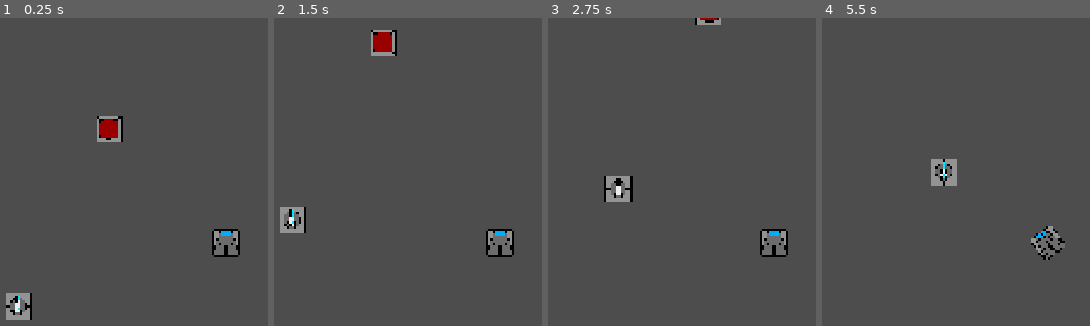
Above: before the commit, frames 1-4 (left to right).
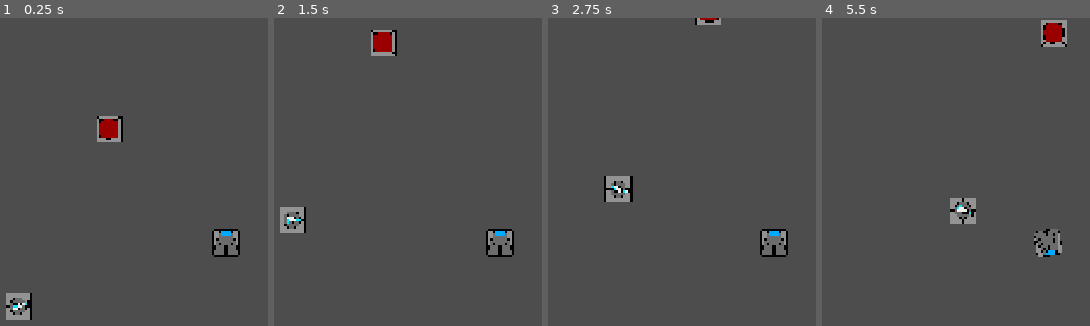
Above: after the commit, the same moments.

Repository: Lord-Technobabble/AlwaysABiggerShip
Game: Godot game, scene res://DEBUG/debug_game_scene.tscn
Same seed, same stepped clock (60 frames per second), same inputs: the game is played once before the commit and once after it.
Inputs:
- Up to frame 1 (0.25 s): no input
- Up to frame 2 (1.5 s): tap Enter at 0.5 s; hold S (go_aft) 0.53-1.28 s; tap W (go_fore) at 1.35 s
- Up to frame 3 (2.75 s): hold Q (go_port) from 2.03 s (still down)
- Up to frame 4 (5.5 s): release Q (go_port) at 2.78 s; tap E (go_starboard) at 2.85 s; hold A (rotate_to_port) 3.53-4.28 s; tap D (rotate_to_starboard) at 4.35 s; hold S (go_aft) from 5.03 s (still down)

The runs differ from the first frame. In frame 1, 0.1% of the frame differs, in the area x 4-12%, y 90-96%; in frame 2, 0.1%; in frame 3, 0.2%; in frame 4, 3.1%, in the area x 40-92%, y 0-79%.

Commit message:
Fixed issue with weapon components, introduced max speed and rotation

Diff:
--- a/Resources/Components/Armors/Armor1.tres
+++ b/Resources/Components/Armors/Armor1.tres
@@ -6,5 +6,4 @@
 [resource]
 script = ExtResource("1_3n2gi")
 max_health = 200
-weight = 10
 sprite = ExtResource("2_6x3yc")
--- a/Resources/Components/Cores/DefaultCoreStats.tres
+++ b/Resources/Components/Cores/DefaultCoreStats.tres
@@ -7,5 +7,5 @@
 script = ExtResource("1_drojp")
 power_generation = 10
 base_thrust = 500
-rotation_power = 10
+rotation_power = 100
 sprite = ExtResource("2_1nqvm")
--- a/Scenes/Components/weapon_component.gd
+++ b/Scenes/Components/weapon_component.gd
@@ -2,7 +2,7 @@
 
 @export var turret_stats: TurretStats
 
-var _targeting_groups: Array[String] = []
+var _targeting_groups: Array[String] = ["ship"]
 var _barrels: Array[Node2D] = []
 var _current_target: Node2D = null
 # Called when the node enters the scene tree for the first time.
@@ -10,10 +10,12 @@
 	var barrels = $WeaponPivot/WeaponBarrels.get_children()
 	for barrel in barrels:
 		_barrels.append(barrel)
+	super._ready()
 
 # Called every frame. 'delta' is the elapsed time since the previous frame.
 func _process(delta: float) -> void:
-	pass
+	set_target()
+	track_target()
 
 func track_target():
 	if _current_target == null:
--- a/Scenes/Components/weapon_component.tscn
+++ b/Scenes/Components/weapon_component.tscn
@@ -15,9 +15,11 @@
 [node name="WeaponPivot" type="Node2D" parent="." index="3" unique_id=734153699]
 
 [node name="WeaponSprite" type="Sprite2D" parent="WeaponPivot" index="0" unique_id=22426554]
+rotation = 1.5707964
 texture = ExtResource("3_in14i")
 
 [node name="WeaponBarrels" type="Node2D" parent="WeaponPivot" index="1" unique_id=1815236056]
+rotation = 1.5707964
 
 [node name="Barrel0" type="Marker2D" parent="WeaponPivot/WeaponBarrels" index="0" unique_id=82079149]
 position = Vector2(0, -24)
--- a/Scenes/ship.gd
+++ b/Scenes/ship.gd
@@ -45,7 +45,9 @@
 	var next_rot = controller.get_next_rotation()
 	var rotation_acc = next_rot * rotation_power / weight
 
-	rotation_speed += rotation_acc * delta
+	rotation_speed = (rotation_speed + rotation_acc * delta)
+	rotation_speed = min(max(rotation_speed, -Constants.MAX_ROTATION_SPEED), Constants.MAX_ROTATION_SPEED)
+
 	if abs(rotation_speed) < ROT_CUTOFF:
 		rotation_speed = 0
 
@@ -59,6 +61,13 @@
 	var acc = thrust / weight
 
 	speed += acc * delta
+
+	#TODO: THIS IS UGLY, MAKE THIS BETTER
+	speed.x = min(speed.x, Constants.MAX_SPEED)
+	speed.x = max(speed.x, -Constants.MAX_SPEED)
+	speed.y = min(speed.y, Constants.MAX_SPEED)
+	speed.y = max(speed.y, -Constants.MAX_SPEED)
+
 	if abs(speed.x) < SPEED_CUTOFF:
 		speed.x = 0
 	if abs(speed.y) < SPEED_CUTOFF:
@@ -101,8 +110,6 @@
 		comp.connectors[-dir].is_occupied = coords_comp != null
 
 		if coords_comp != null:
-			if coords_comp.connectors.has(dir):
-				continue
 			coords_comp.connectors[dir].is_occupied = true
 
 func component_connection_requested(sc: Connector, nsc: Connector):
--- a/constants.gd
+++ b/constants.gd
@@ -1,3 +1,6 @@
 extends Node
 
 const COMPONENT_GRID_SIZE = 64
+
+const MAX_SPEED = 500
+const MAX_ROTATION_SPEED = 4
